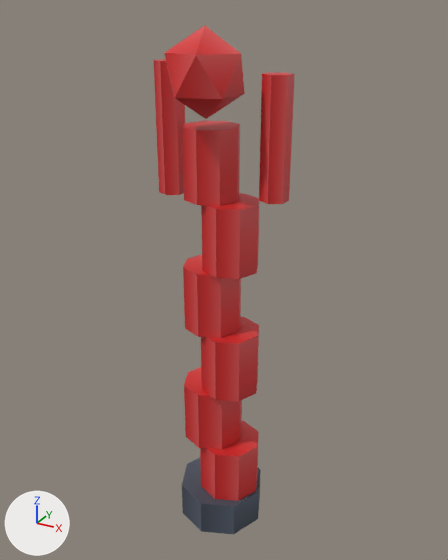
One commit to the FBX model art/export/dt_inflatable_tube_guy.fbx: the scene before it, then after it.
Camera for both pictures: a 50 mm camera at (4.72, -8.4, 9.23) aimed at (-0.01, 0.21, 4.92). The lights are fixed; the arrows at lower left show +X, +Y and +Z. The first picture is the older version.

The scene before the commit, as lines of its bpy script (objects in view):
```python
me_dt_inflatable_tube_guy = bpy.data.meshes.new('dt_inflatable_tube_guy')
me_dt_inflatable_tube_guy.from_pydata(...)  # 160 vertices, 126 faces; spans x -1.13..1.13, y -0.91..0.91, z 0.0..9.0
me_dt_inflatable_tube_guy.materials.append(mat_palette)  # picture img_palette_png
ob_dt_inflatable_tube_guy = bpy.data.objects.new('dt_inflatable_tube_guy', me_dt_inflatable_tube_guy)
ob_dt_inflatable_tube_guy.location = (0.0, 0.0, 0.0)
```
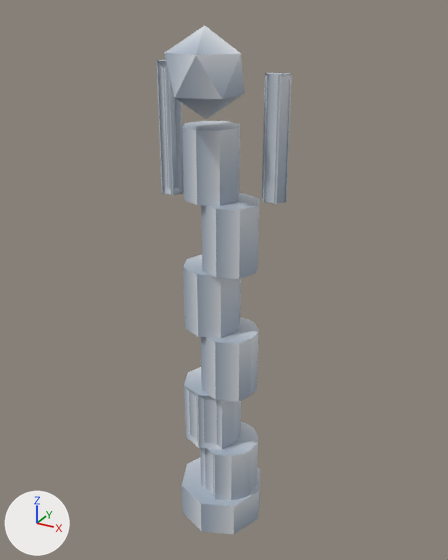
Where the change shows, as pixel boxes [x1, y1, x2, y2] in the pictures (448 x 560 px):
'dt_inflatable_tube_guy', reshaped
    before: [153, 25, 295, 534]
    after: [156, 25, 292, 534]
part 1 of me_dt_inflatable_tube_guy, rebuilt (16% narrower)
    before: [259, 73, 295, 204]
    after: [262, 73, 292, 204]
part 2 of me_dt_inflatable_tube_guy, rebuilt (12% narrower)
    before: [153, 59, 185, 195]
    after: [156, 59, 184, 195]
part 3 of me_dt_inflatable_tube_guy, cut back
    before: [184, 317, 259, 501]
    after: [184, 317, 259, 500]
part 4 of me_dt_inflatable_tube_guy, surface changed (red to grey)
    both: [165, 25, 261, 534]

What changed in the scene script:
```text
Change me_dt_inflatable_tube_guy:
    used by ob_dt_inflatable_tube_guy; location = (0.0, 0.0, 0.0)
    remove me_dt_inflatable_tube_guy.from_pydata(...)  # 160 vertices, 126 faces; spans x -1.13..1.13, y -0.91..0.91, z 0.0..9.0
    add me_dt_inflatable_tube_guy.from_pydata(...)  # 248 vertices, 192 faces; spans x -1.13..1.13, y -0.91..0.91, z 0.0..9.0
    me_dt_inflatable_tube_guy part 1: the loose piece of 12 vertices spanning x 0.73..1.13, y -0.13..0.33, z 6.5..8.36 is rebuilt with 24 vertices and now spans x 0.73..1.13, y -0.09..0.28, z 6.5..8.36
    me_dt_inflatable_tube_guy part 2: the loose piece of 12 vertices spanning x -1.13..-0.73, y -0.13..0.33, z 6.39..8.48 is rebuilt with 40 vertices and now spans x -1.13..-0.73, y -0.09..0.28, z 6.39..8.48
    me_dt_inflatable_tube_guy part 3
    16 vertices are removed from x -0.17..0.75, y -0.31..0.68, z 0.58..4.06
    24 faces are deleted
    4 vertices move from x 0.17..0.71, y 0.1..0.63, z 2.9..4.06 to x 0.05..0.66, y -0.03..0.58, z 2.9..4.06
    36 vertices are added at x -0.66..0.7, y -0.41..0.63, z 0.58..4.06
    14 new vertices lie (0.0, 0.0, 1.16) away from vertices in x -0.3..0.7, y -0.19..0.6, z 0.58..2.9
    14 new vertices lie (0.0, 0.0, 0.96) away from vertices in x -0.66..0.12, y -0.41..0.4, z 0.68..1.84
    62 new faces join them
    me_dt_inflatable_tube_guy part 4: 86 kept faces spanning x -0.81..0.81, y -0.91..0.91, z 0.0..9.0 get new texture (UV) coordinates
```
